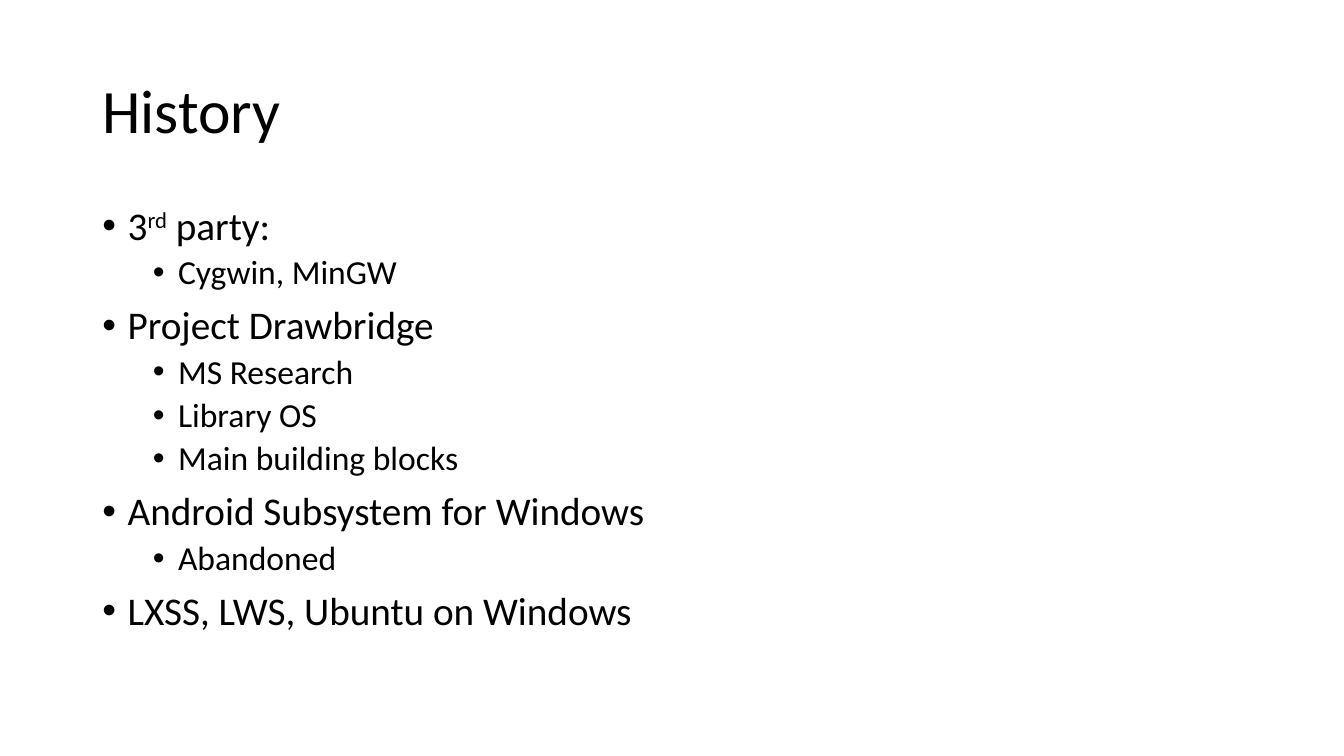
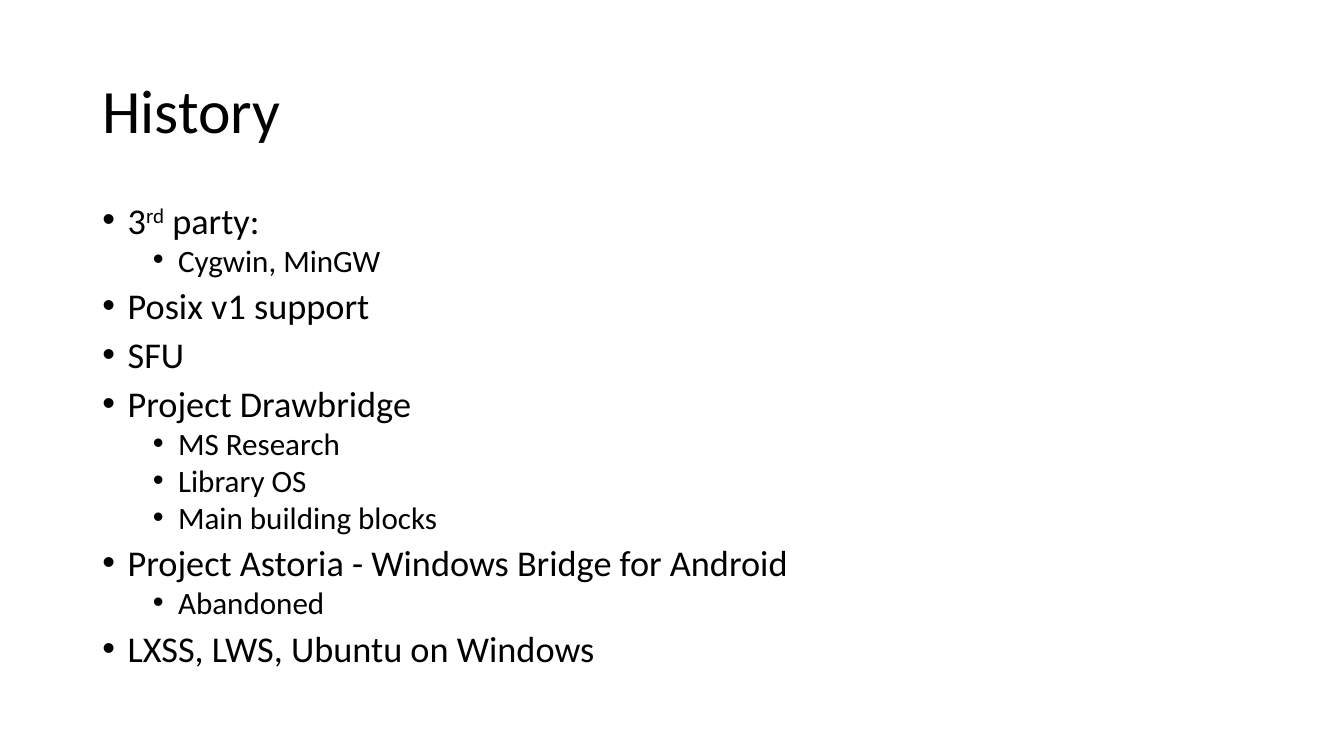
Before and after one commit to kpocza/LoWe, a slide deck: slide 3 of talks/entdev170222/EntDev170222_MSLovesLinux.pptx. Drawn at 1344x756 pixels with LibreOffice and Linux fonts; fonts in the diff are those of the drawing. Boxes give left, top, right and bottom in pixels: in the first picture for what was removed or moved away, otherwise in the second. Text is boxed around its words. In the diff, an @@ line names an element or a change of style, - is before the commit and + after.

Commit message:
Text paste support, updates to pptx

```diff
--- a/talks/entdev170222/EntDev170222_MSLovesLinux.pptx
+++ b/talks/entdev170222/EntDev170222_MSLovesLinux.pptx
@@ text at box(128, 211, 594, 667): size 28 to 25.9 pt in "3rd party:", "Project Drawbridge", "LXSS, LWS, Ubuntu on Windows"; size 24 to 22.2 pt in "Cygwin, MinGW", "MS Research", "Library OS", "Main building blocks" and 1 more places; line spacing 0.9 to 0.8 @@
@@ text at box(128, 294, 369, 369): paragraphs added @@
+• Posix v1 support
+• SFU
@@ text at box(128, 550, 788, 583): text changed; size 28 to 25.9 pt @@
-• Android Subsystem for Windows
+• Project Astoria - Windows Bridge for Android
```
Also in this commit, not shown: 9 other slides changed, 5 other files.
